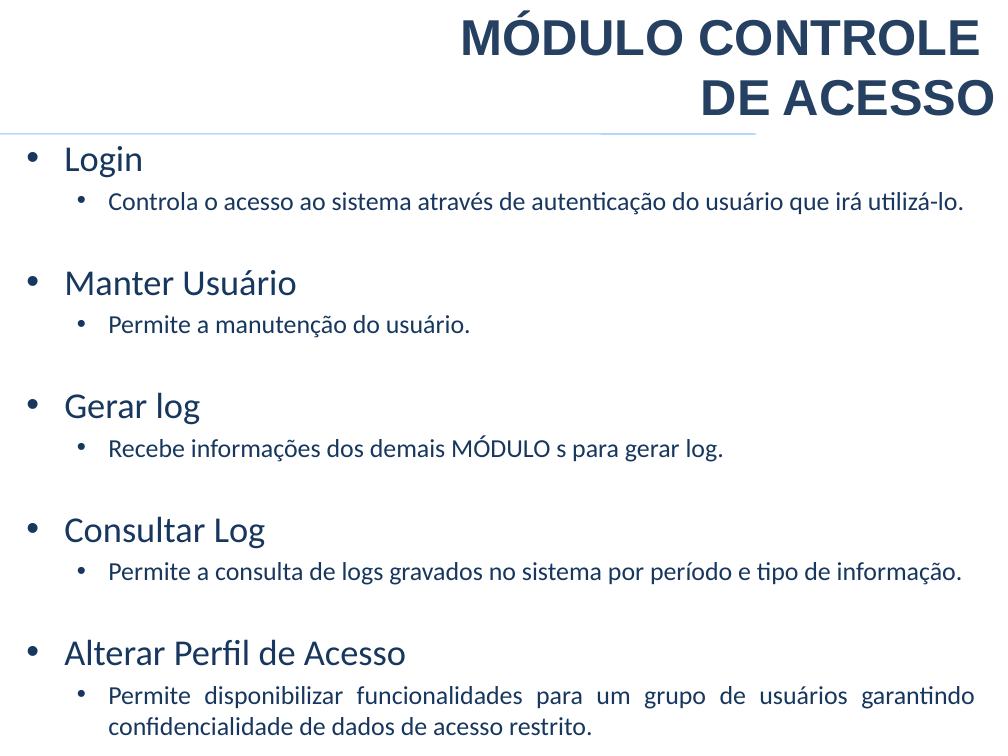
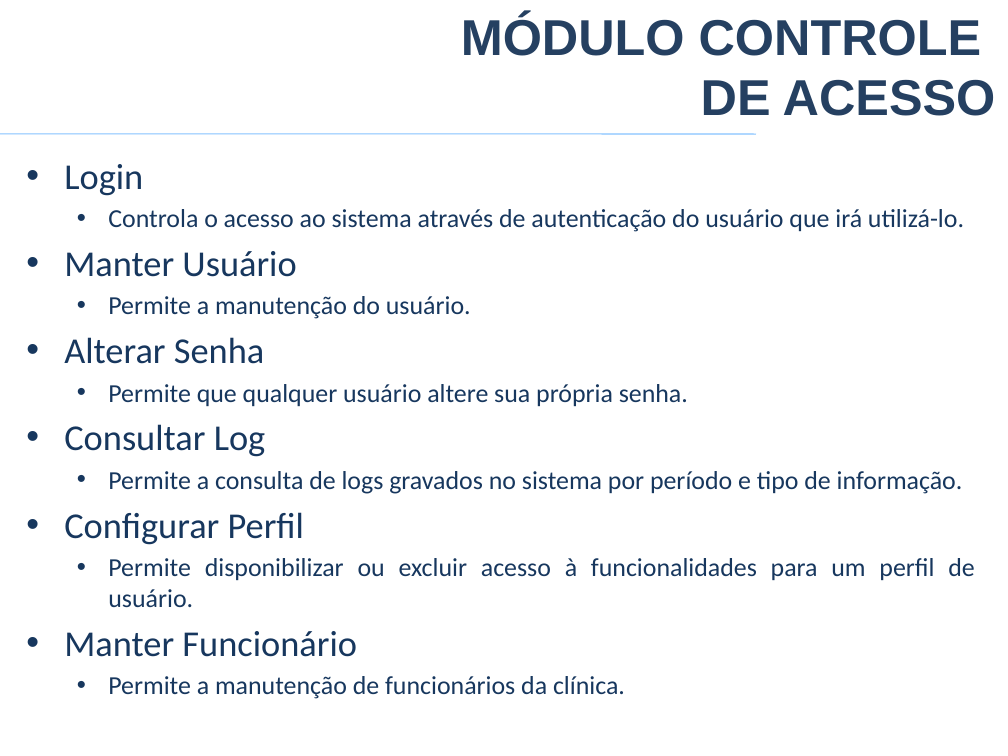
Before and after one commit to VagnerAlcantara/TCC, a slide deck: slide 14 of TCC/5º Encontro/2017-Apresentacao Psystem.pptx. Drawn at 1008x756 pixels with LibreOffice and Linux fonts; fonts in the diff are those of the drawing; background and template pictures are left out. Boxes give left, top, right and bottom in pixels: in the first picture for what was removed or moved away, otherwise in the second. Text is boxed around its words. In the diff, an @@ line names an element or a change of style, - is before the commit and + after.

Commit message:
Atualização Modulos controle de acesso/financeiro

```diff
--- a/TCC/5º Encontro/2017-Apresentacao Psystem.pptx
+++ b/TCC/5º Encontro/2017-Apresentacao Psystem.pptx
@@ text "Login": place and size @@
-text "Login" at <box>64,146,975,735</box>
+text "Login" at <box>64,164,974,657</box>
@@ text at <box>64,337,688,407</box>: text changed @@
-• Gerar log
-  • Recebe informações dos demais MÓDULO s para gerar log.
+• Alterar Senha
+  • Permite que qualquer usuário altere sua própria senha.
@@ text at <box>64,512,974,657</box>: text changed @@
-• Alterar Perfil de Acesso
-  • Permite disponibilizar funcionalidades para um grupo de usuários garantindo confidencialidade de dados de acesso restrito.
+• Configurar Perfil
+  • Permite disponibilizar ou excluir acesso à funcionalidades para um perfil de usuário.
+• Manter Funcionário
+  • Permite a manutenção de funcionários da clínica.
```
Also in this commit, not shown: 11 other slides changed, 2 slides added, 2 slides removed.
